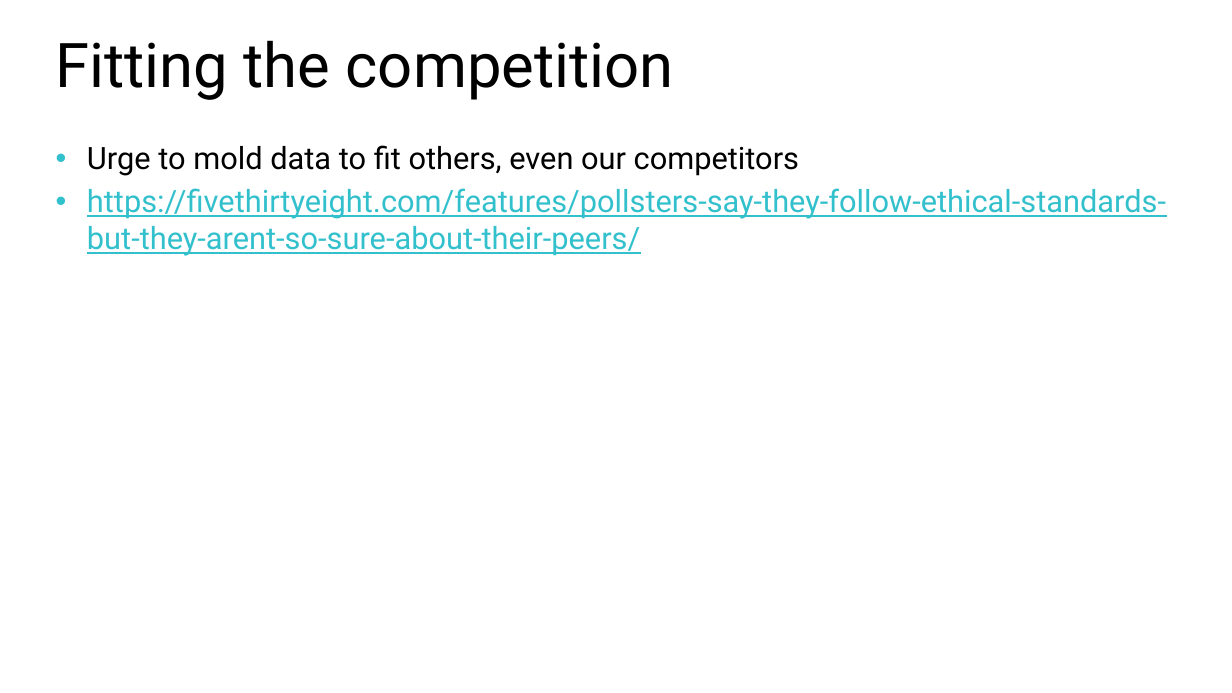
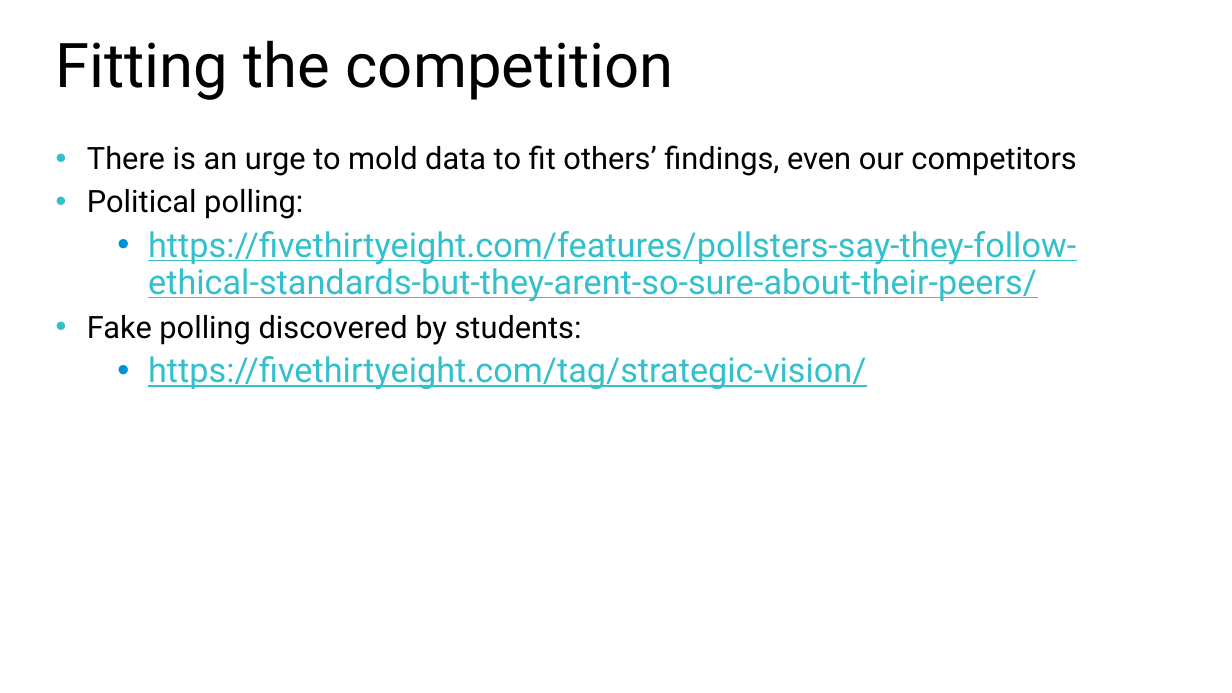
Before and after one commit to williamadba/Public-Presentations, a slide deck: slide 17 of SQLSat Baton Rouge BI 2020/Ethics in Modern Data.pptx (slide 13 before the commit). Drawn at 1232x693 pixels with LibreOffice and Linux fonts; fonts in the diff are those of the drawing. Boxes give left, top, right and bottom in pixels: in the first picture for what was removed or moved away, otherwise in the second. Text is boxed around its words. In the diff, an @@ line names an element or a change of style, - is before the commit and + after.

```diff
--- a/SQLSat Baton Rouge BI 2020/Ethics in Modern Data.pptx
+++ b/SQLSat Baton Rouge BI 2020/Ethics in Modern Data.pptx
@@ text at (87, 145, 1076, 219): text changed @@
-• Urge to mold data to fit others, even our competitors
+• There is an urge to mold data to fit others’ findings, even our competitors
+• Political polling:
@@ text at (148, 231, 1076, 302): size 18 to 20 pt in "https://fivethirtyeight.com/features/pollsters-say-they-foll ..."; list level 1 to 2 in "https://fivethirtyeight.com/features/pollsters-say-they-foll ..."; line spacing 1 to 0.9; bullet colour #33C0CD to #0090D2 @@
@@ text at (87, 315, 866, 390): paragraphs added @@
+• Fake polling discovered by students:
+  • https://fivethirtyeight.com/tag/strategic-vision/
```
Also in this commit, not shown: 6 other slides changed, 13 slides added.
